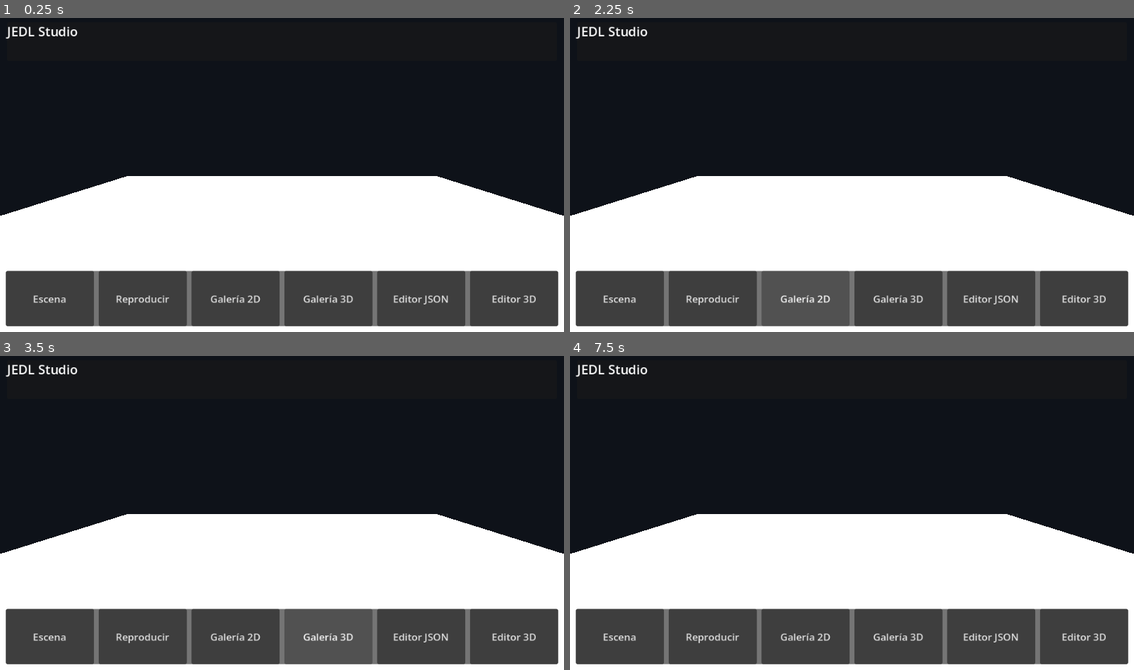
Above: before the commit, frames 1-4 (two rows, left to right).
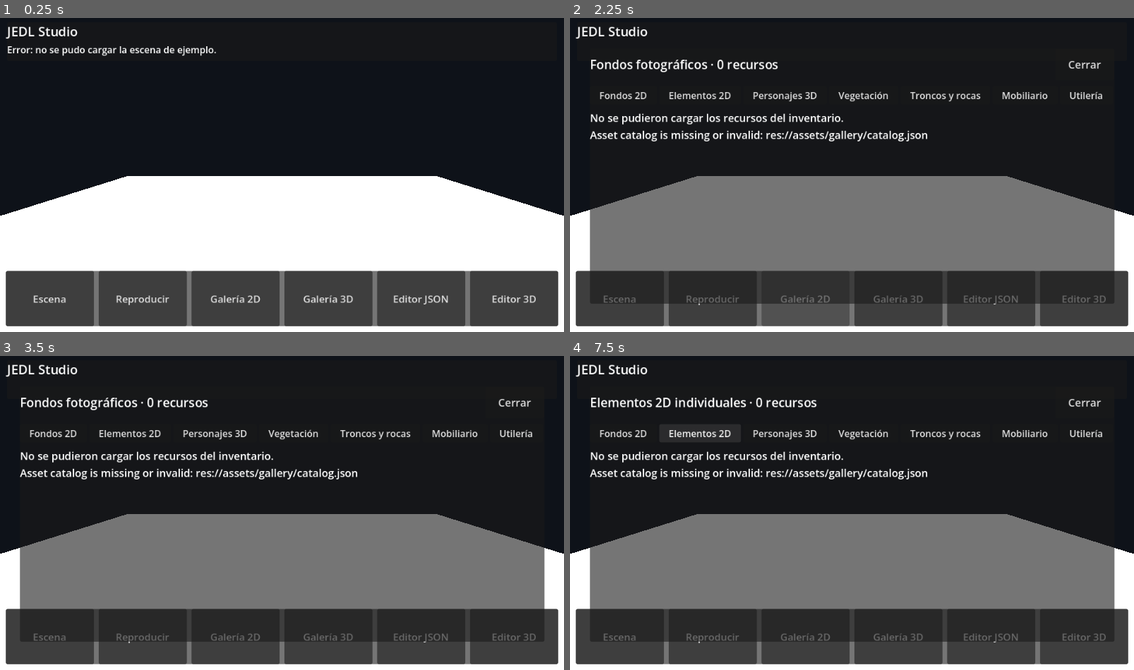
Above: after the commit, the same moments.

Repository: juancito860715-lgtm/jedl-studio
Game: Godot game, scene res://Main.tscn
Same seed, same stepped clock (60 frames per second), same inputs: the game is played once before the commit and once after it.
Inputs (mouse positions are in pixels of both pictures, inside the frame that each line leads up to):
- Up to frame 1 (0.25 s): no input
- Up to frame 2 (2.25 s): click "Escena" at 0.5 s; click "Reproducir" at 1.25 s; click "Galería 2D" at 2 s
- Up to frame 3 (3.5 s): click "Galería 3D" at 2.75 s
- Up to frame 4 (7.5 s): click (1083, 403) at 3.5 s, where only the run after the commit has a clickable "Cerrar"; click "Escena" at 4.25 s; click "Reproducir" at 5 s; click "Galería 2D" at 5.75 s; click (620, 434) at 6.5 s, where only the run after the commit has a clickable "Fondos 2D"; click (699, 434) at 7.25 s, where only the run after the commit has a clickable "Elementos 2D"

The runs differ from the first frame. In frame 1, 0.5% of the frame differs, in the area x 1-39%, y 8-13%; in frame 2, 32%, in the area x 3-97%, y 13-92%; in frame 3, 32%; in frame 4, 31%.
Error before the commit: Parse Error: Cannot infer the type of "has_no_errors" variable because the value doesn't have a set type. (res://scripts/CatalogManager.gd:142)

Commit message:
Fix catalog report typing and validate imports with software GL

Diff:
--- a/scripts/CatalogManager.gd
+++ b/scripts/CatalogManager.gd
@@ -139,8 +139,10 @@
         if validation_entry.is_empty():
             return _fail("Asset is absent from the Godot validation report: " + asset_id)
         var validation_errors: Variant = validation_entry.get("errors", [])
-        var has_no_errors := typeof(validation_errors) == TYPE_ARRAY and validation_errors.is_empty()
-        var is_renderable := (
+        var has_no_errors: bool = false
+        if typeof(validation_errors) == TYPE_ARRAY:
+            has_no_errors = validation_errors.is_empty()
+        var is_renderable: bool = (
             validation_entry.get("importado", false) == true
             and validation_entry.get("instanciado", false) == true
             and validation_entry.get("renderizable", false) == true
